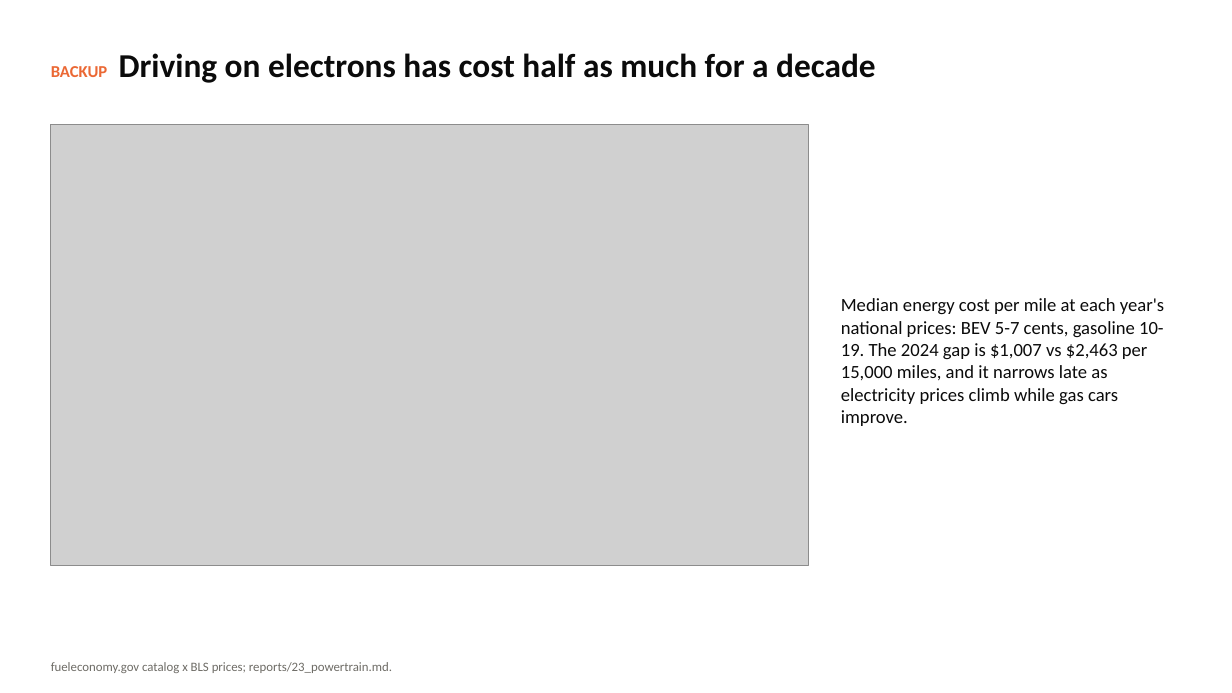
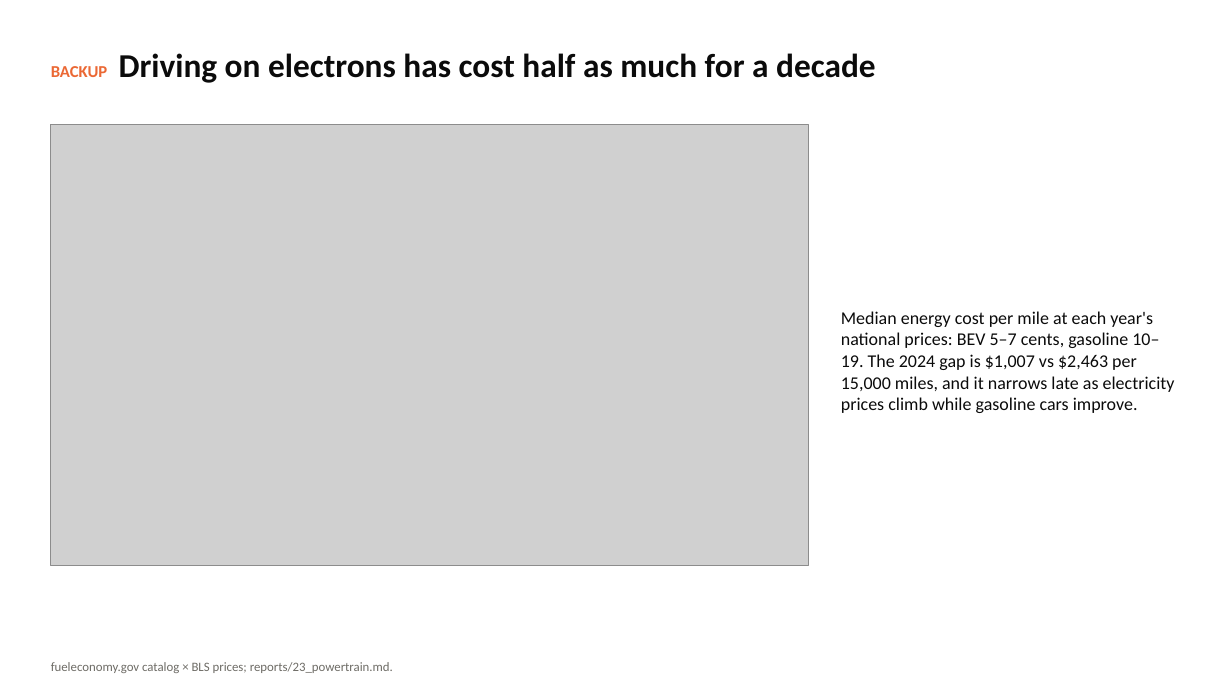
Before and after one commit to SCherwonik/OS3180, a slide deck: slide 33 of MPG Prediction Deck.pptx (slide 27 before the commit). Drawn at 1232x693 pixels with LibreOffice and Linux fonts; fonts in the diff are those of the drawing; grey boxes stand for pictures. Boxes give left, top, right and bottom in pixels: in the first picture for what was removed or moved away, otherwise in the second. Text is boxed around its words. In the diff, an @@ line names an element or a change of style, - is before the commit and + after.

```diff
--- a/MPG Prediction Deck.pptx
+++ b/MPG Prediction Deck.pptx
@@ text at [841, 311, 1175, 413]: text changed; size 14.5 to 14 pt @@
-Median energy cost per mile at each year's national prices: BEV 5-7 cents, gasoline 10-19. The 2024 gap is $1,007 vs $2,463 per 15,000 miles, and it narrows late as electricity prices climb while gas cars improve.
+Median energy cost per mile at each year's national prices: BEV 5–7 cents, gasoline 10–19. The 2024 gap is $1,007 vs $2,463 per 15,000 miles, and it narrows late as electricity prices climb while gasoline cars improve.
@@ text at [51, 662, 393, 673]: text changed @@
-fueleconomy.gov catalog x BLS prices; reports/23_powertrain.md.
+fueleconomy.gov catalog × BLS prices; reports/23_powertrain.md.
```
Also in this commit, not shown: 18 other slides changed, 15 slides added, 10 slides removed, 23 other files.
